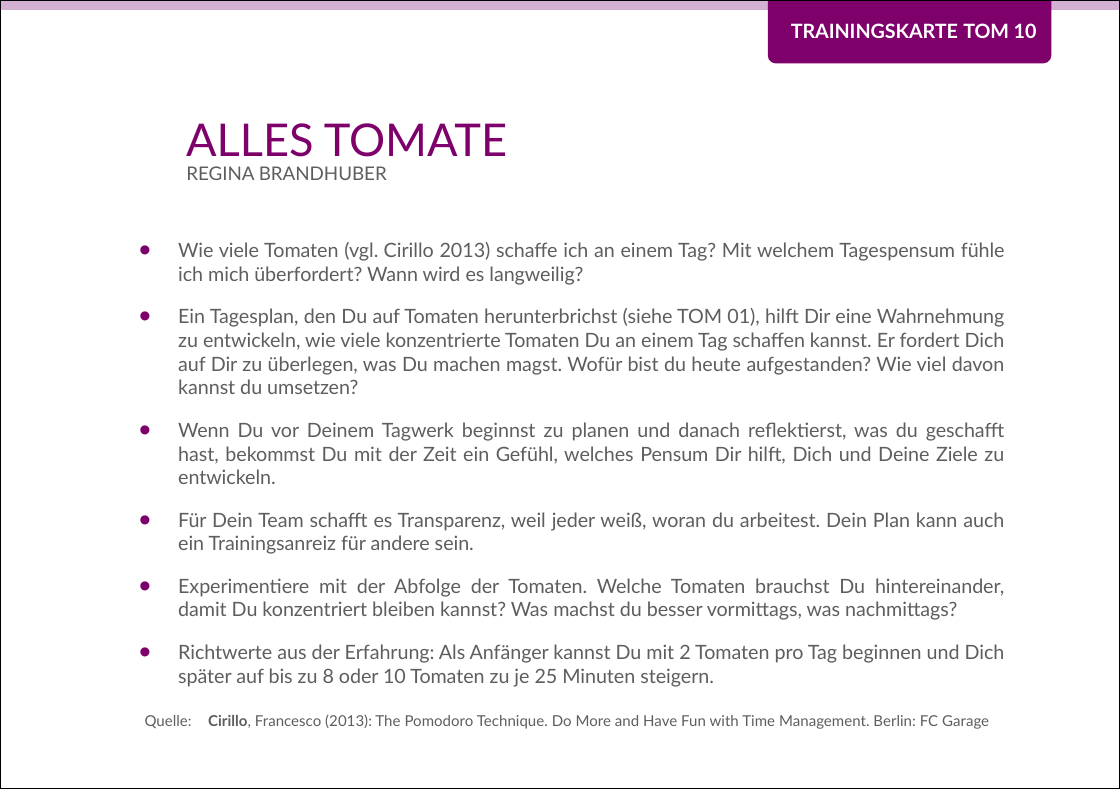
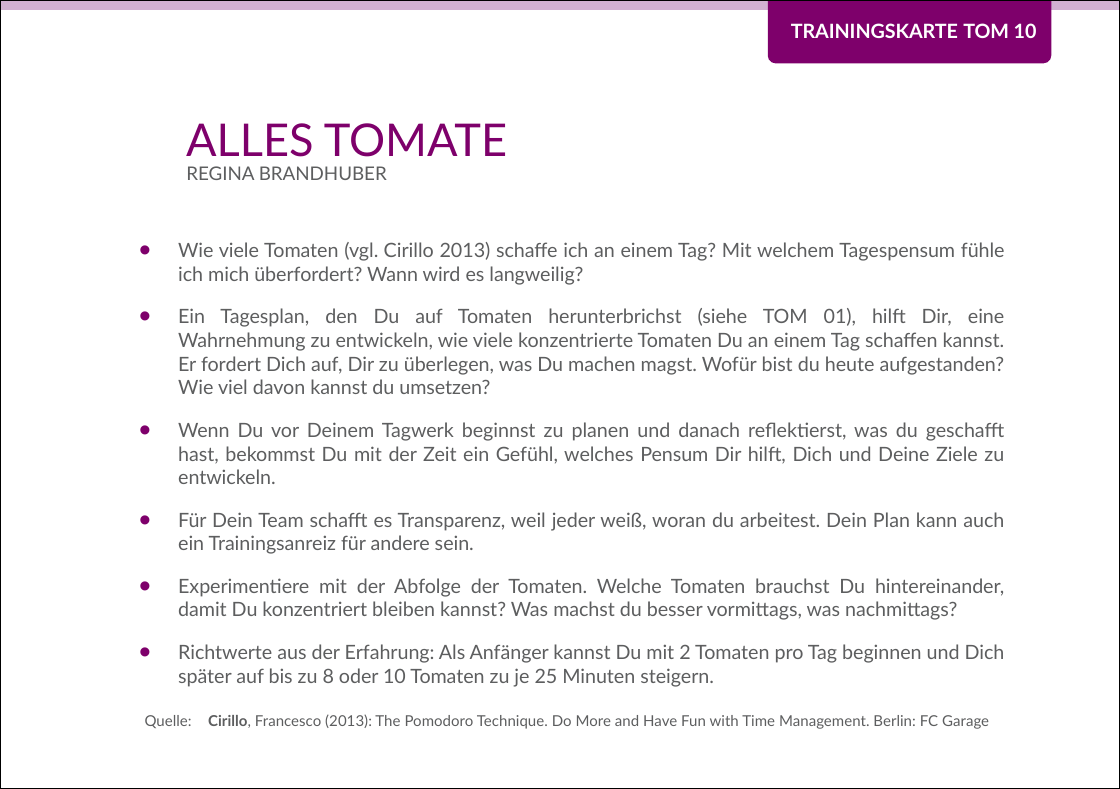
Before and after one commit to Teamtool/training-materials, a slide deck: slide 1 of training-cards/music moves/Tomatoes (TOM)/ger/apprentice/ger_TOM_10_Alles_Tomate_MM_A.pptx. Drawn at 1120x789 pixels with LibreOffice and Linux fonts; fonts in the diff are those of the drawing; background and template pictures are left out. Boxes give left, top, right and bottom in pixels: in the first picture for what was removed or moved away, otherwise in the second. Text is boxed around its words. In the diff, an @@ line names an element or a change of style, - is before the commit and + after.

```diff
--- a/training-cards/music moves/Tomatoes (TOM)/ger/apprentice/ger_TOM_10_Alles_Tomate_MM_A.pptx
+++ b/training-cards/music moves/Tomatoes (TOM)/ger/apprentice/ger_TOM_10_Alles_Tomate_MM_A.pptx
@@ text at [178,308,1005,394]: text changed @@
-• Ein Tagesplan, den Du auf Tomaten herunterbrichst (siehe TOM 01), hilft Dir eine Wahrnehmung zu entwickeln, wie viele konzentrierte Tomaten Du an einem Tag schaffen kannst. Er fordert Dich auf Dir zu überlegen, was Du machen magst. Wofür bist du heute aufgestanden? Wie viel davon kannst du umsetzen?
+• Ein Tagesplan, den Du auf Tomaten herunterbrichst (siehe TOM 01), hilft Dir, eine Wahrnehmung zu entwickeln, wie viele konzentrierte Tomaten Du an einem Tag schaffen kannst. Er fordert Dich auf, Dir zu überlegen, was Du machen magst. Wofür bist du heute aufgestanden? Wie viel davon kannst du umsetzen?
```
Also in this commit, not shown: 1 other slide changed, 1 other file.
